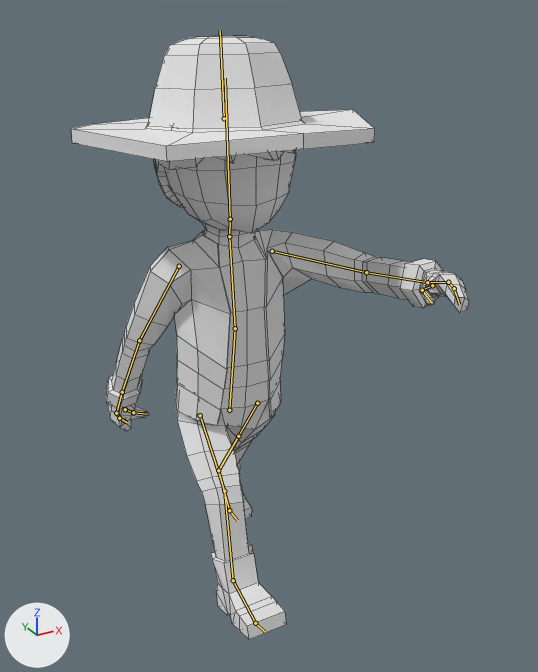
Before and after pictures for a commit that changed the Blender file OutofLight/Assets/Graphics/PlayerCharacter/Dave - Blend/Dave eGEN.blend.
Both versions are drawn from a camera (50 mm lens) standing at (-0.767, -1.65, 1.515) and looking at (0.071, -0.126, 0.753). Every picture has the same lights, and +X, +Y and +Z are marked at lower left. Both versions are drawn at frame 8 of the action 'Walk'; the numbers are the values there. The bones that bend it are drawn over the model as lines. Mesh edges are drawn as thin lines.

The first picture shows 'Character'.
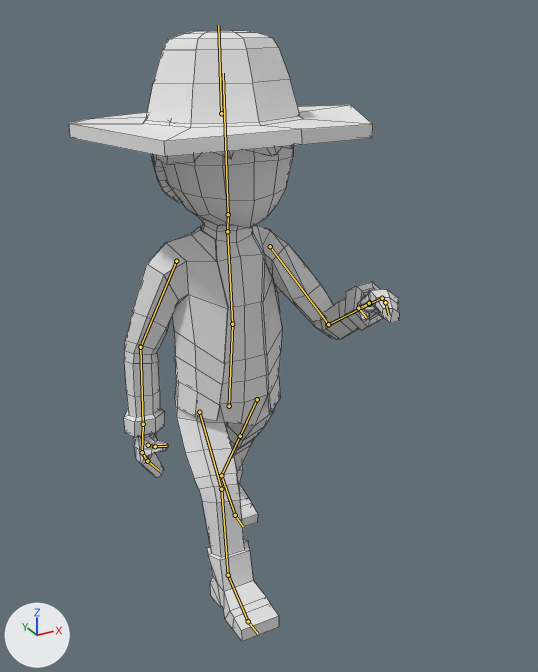
What the commit changed:
Bone 'Torso' (bone_torso) moves from (0.0, -0.54, -0.22) to (0.0, -0.44, -0.19).
Bone 'Torso' (bone_torso) turns from (0, -1, 3) to (1, -1, 2) degrees about its own x, y and z.
Bone 'Upper Arm.L' (bone_upper_arm_l) turns from (20, 24, -55) to (67, 105, 31) degrees about its own x, y and z.
Bone 'Lower Arm.L' (bone_lower_arm_l) turns from (17, -1, -20) to (112, -35, -18) degrees about its own x, y and z.
Bone 'Hand.L' (bone_hand_l) turns from (0, 0, 0) to (-12, -1, -1) degrees about its own x, y and z.
Bone 'Upper Arm.R' (bone_upper_arm_r) turns from (-14, -21, -16) to (-15, -4, -9) degrees about its own x, y and z.
Bone 'Lower Arm.R' (bone_lower_arm_r) turns from (-13, -6, -17) to (-16, 7, -5) degrees about its own x, y and z.
Bone 'Leg Control.L' (bone_leg_control_l) moves from (0.0, -2.73, -0.06) to (0.0, -2.35, 0.22).
Bone 'Leg Control.L' (bone_leg_control_l) turns from (0, 0, 0) to (-5, 0, 0) degrees about its own x, y and z.
Bone 'Leg Control.R' (bone_leg_control_r) moves from (0.0, 2.47, -0.02) to (0.0, 1.98, -0.01).
Bone 'Leg Control.R' (bone_leg_control_r) turns from (18, 0, 0) to (6, 0, 0) degrees about its own x, y and z.

What differs and where, as boxes (x1, y1, x2, y2) in the pictures (538 x 672 px):
'Character', posed (17% narrower)
    before: (71, 36, 469, 640)
    after: (69, 30, 399, 641)
bone 'Torso', root to tip
    before: (229, 410) to (235, 328)
    after: (229, 406) to (232, 324)
bone 'Upper Arm.L', root to tip
    before: (272, 251) to (366, 272)
    after: (270, 246) to (328, 324)
bone 'Lower Arm.L', root to tip
    before: (366, 272) to (427, 282)
    after: (328, 324) to (369, 304)
bone 'Hand.L', root to tip
    before: (427, 282) to (448, 282)
    after: (369, 304) to (382, 298)
bone 'Upper Arm.R', root to tip
    before: (179, 266) to (139, 340)
    after: (176, 261) to (140, 347)
bone 'Lower Arm.R', root to tip
    before: (139, 340) to (122, 392)
    after: (140, 347) to (143, 424)
